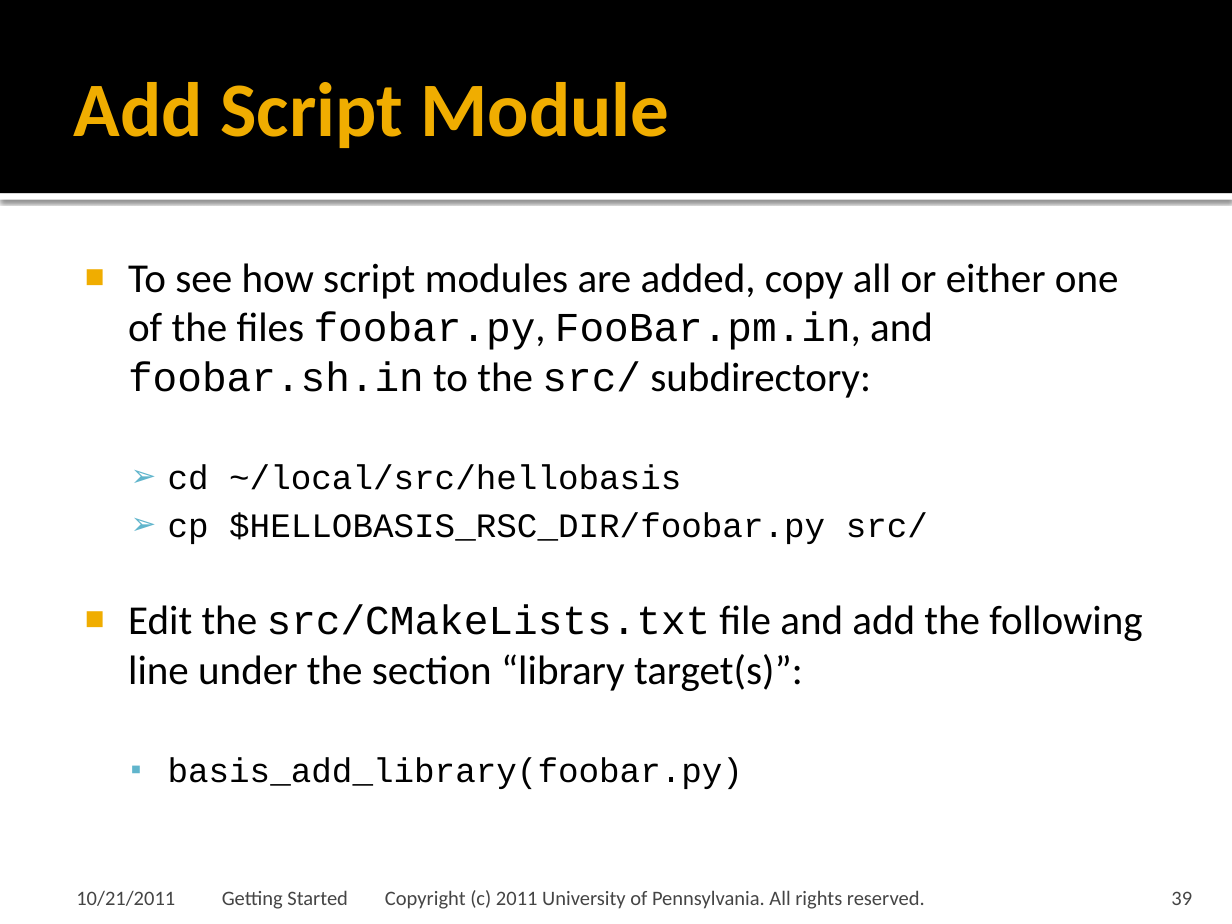
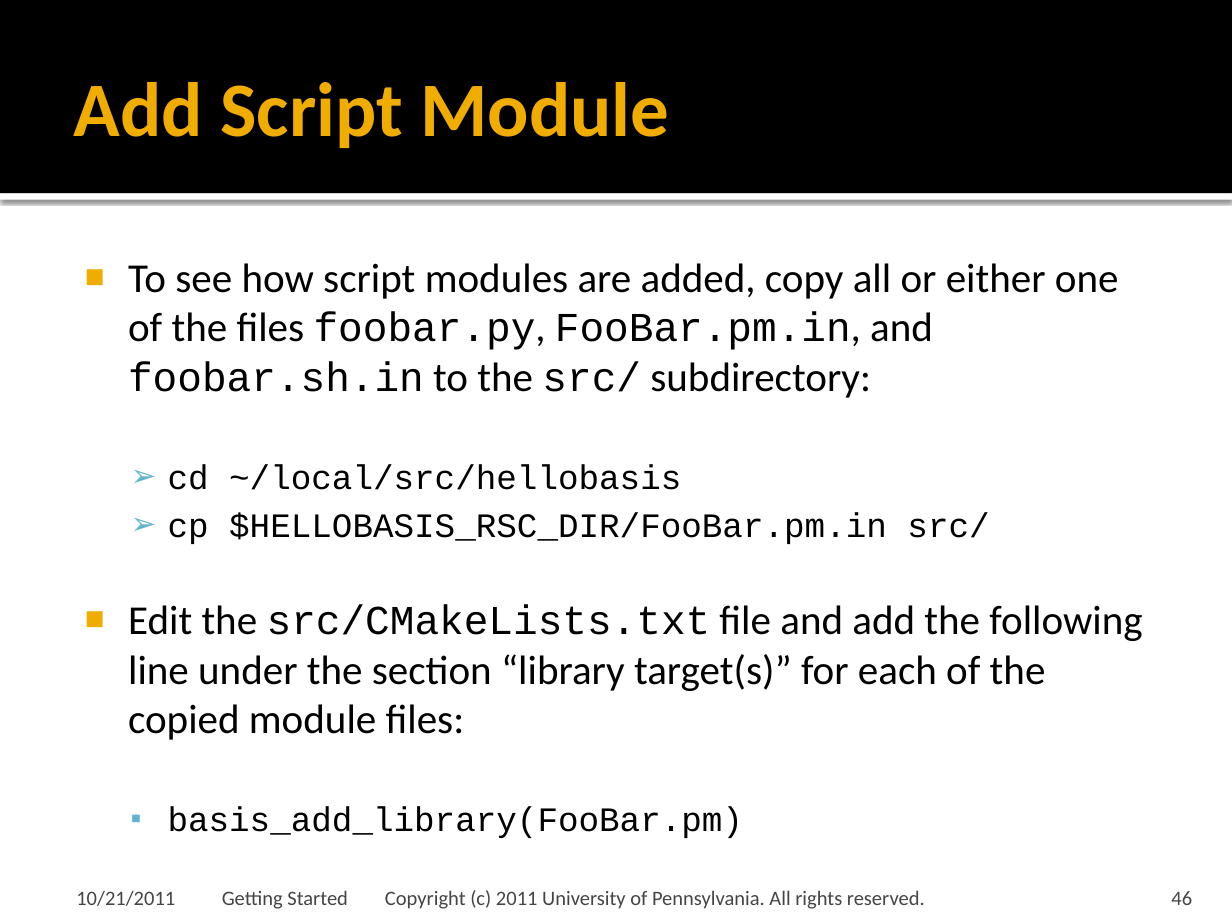
Before and after one commit to cmake-basis/legacy, a slide deck: slide 46 of doc/tutorials/02 Getting Started.pptx (slide 39 before the commit). Drawn at 1232x924 pixels with LibreOffice and Linux fonts; fonts in the diff are those of the drawing; background and template pictures are left out. Boxes give left, top, right and bottom in pixels: in the first picture for what was removed or moved away, otherwise in the second. Text is boxed around its words. In the diff, an @@ line names an element or a change of style, - is before the commit and + after.

Commit message:
Modified Getting Started tutorial and related source files. Changed TEMPLATE_VERSION of BASIS itself to 0.1.6, the next beta release.

```diff
--- a/doc/tutorials/02 Getting Started.pptx
+++ b/doc/tutorials/02 Getting Started.pptx
@@ text at <box>128,512,1142,838</box>: text changed; font Courier New to Calibri @@
-  ➢ cp $HELLOBASIS_RSC_DIR/foobar.py src/
-■ Edit the src/CMakeLists.txt file and add the following line under the section “library target(s)”:
-  ▪ basis_add_library(foobar.py)
+  ➢ cp $HELLOBASIS_RSC_DIR/FooBar.pm.in src/
+■ Edit the src/CMakeLists.txt file and add the following line under the section “library target(s)” for each of the copied module files:
+  ▪ basis_add_library(FooBar.pm)
@@ page number at <box>1171,891,1192,905</box>: text changed @@
-39
+46
```
Also in this commit, not shown: 19 other slides changed, 7 slides added, 7 other files.
